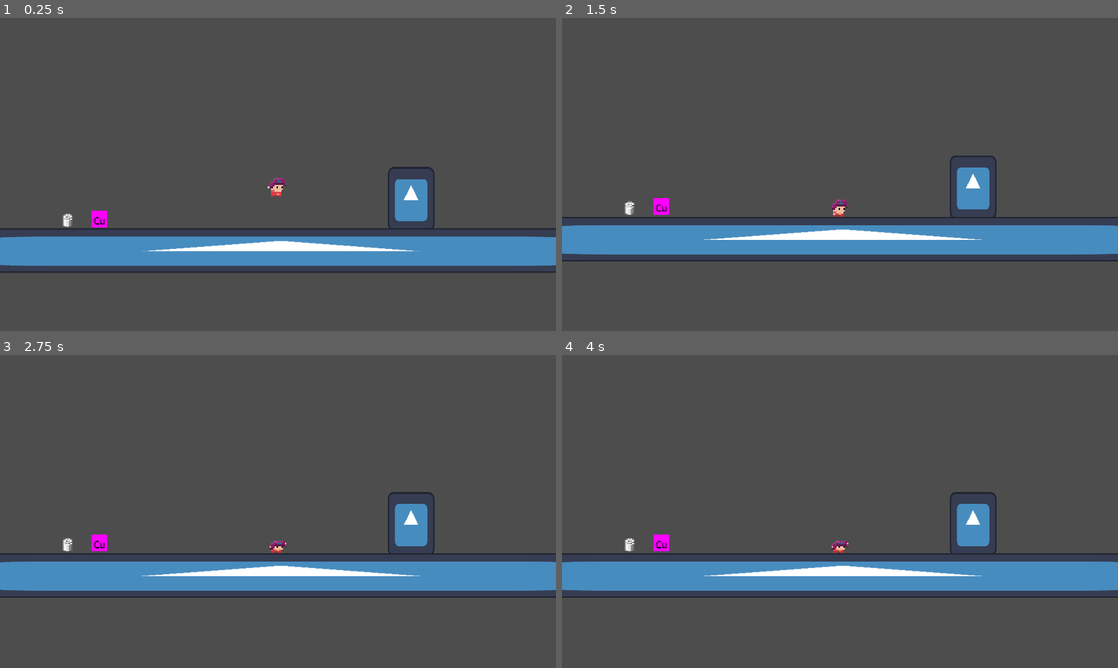
Above: before the commit, frames 1-4 (two rows, left to right).
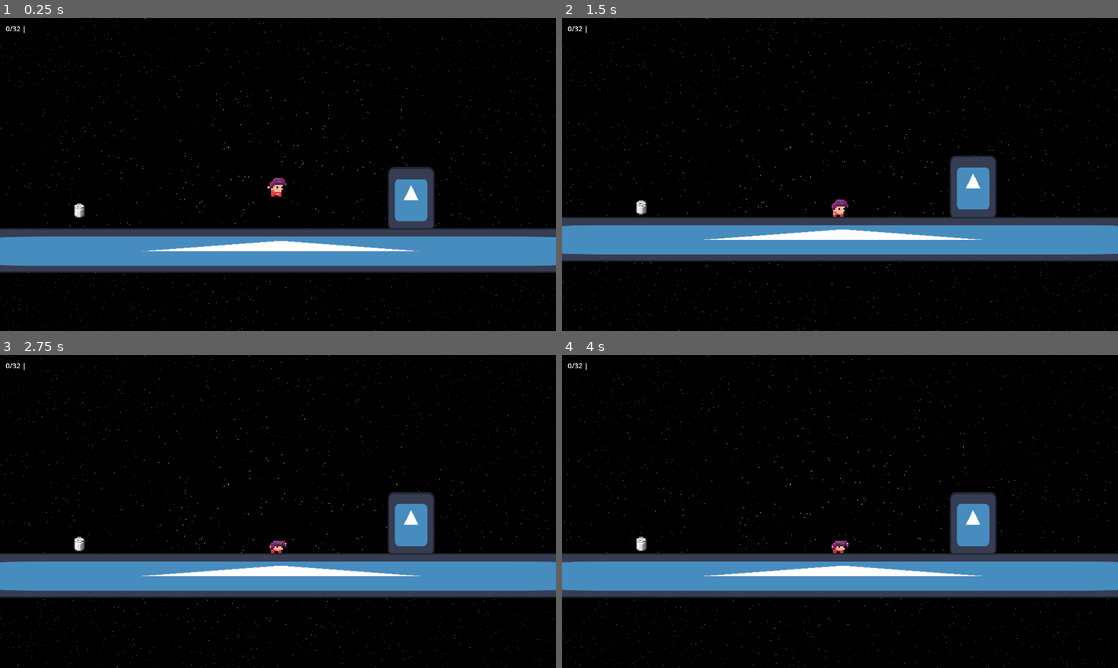
Above: after the commit, the same moments.

Repository: diamonddevv/github-game-off-2024
Game: Godot game, scene res://scenes/main.tscn
Two runs of this game, one before a commit and one after it. Both use one fixed random seed, a clock stepped at 60 frames per second and the inputs below. The engine's default icon, where the game draws it, is replaced by a stand-in: a white triangle on a blue panel in a dark square.
Inputs:
- Up to frame 1 (0.25 s): no input
- Up to frame 2 (1.5 s): hold S (crouch) 0.53-1.28 s; hold Right (inv_right) from 0.53 s (still down); tap W (jump) at 0.77 s; tap S (crouch) at 1.35 s
- Up to frame 3 (2.75 s): tap W (jump) at 1.52 s; release Right (inv_right) at 2.03 s; hold Left (inv_left) from 2.03 s (still down); hold S (crouch) from 2.03 s (still down)
- Up to frame 4 (4 s): release Left (inv_left) at 2.78 s; release S (crouch) at 2.78 s; hold Right (inv_right) from 2.78 s (still down); tap S (crouch) at 2.85 s; tap W (jump) at 3.02, 3.77 s; hold S (crouch) from 3.53 s (still down)

The runs differ from the first frame. In frame 1, 84% of the frame differs, in the area x 0-100%, y 0-100%; in frame 2, 84%; in frame 3, 84%; in frame 4, 84%.

Commit message:
inventory, bg shader

Diff:
--- a/prefabs/game/crafting_station.tscn
+++ b/prefabs/game/crafting_station.tscn
@@ -1,17 +1,25 @@
-[gd_scene load_steps=4 format=3 uid="uid://cre8hki0xv04h"]
+[gd_scene load_steps=5 format=3 uid="uid://cre8hki0xv04h"]
 
 [ext_resource type="Script" path="res://scripts/game/crafting_station.gd" id="1_7qybj"]
 [ext_resource type="Texture2D" uid="uid://c166ris5i5wey" path="res://resources/texture/icon.svg" id="2_73uod"]
 
+[sub_resource type="RectangleShape2D" id="RectangleShape2D_hpit7"]
+size = Vector2(128, 128)
+
 [sub_resource type="RectangleShape2D" id="RectangleShape2D_t5gfw"]
 size = Vector2(256, 256)
 
-[node name="CraftingStation" type="Node2D"]
+[node name="CraftingStation" type="RigidBody2D"]
+collision_layer = 0
+collision_mask = 2
 script = ExtResource("1_7qybj")
 
 [node name="Sprite2D" type="Sprite2D" parent="."]
 modulate = Color(0, 0.733978, 0.611725, 1)
 texture = ExtResource("2_73uod")
+
+[node name="CollisionShape2D2" type="CollisionShape2D" parent="."]
+shape = SubResource("RectangleShape2D_hpit7")
 
 [node name="ReachableRegion" type="Area2D" parent="."]
 
--- a/prefabs/ui/inventory_cell.tscn
+++ b/prefabs/ui/inventory_cell.tscn
@@ -1,17 +1,19 @@
 [gd_scene load_steps=6 format=3 uid="uid://lmgyv58cbri8"]
 
-[ext_resource type="Script" path="res://scripts/inventory/inventory_cell.gd" id="1_7nuiu"]
-[ext_resource type="Shader" path="res://resources/shader/glint.gdshader" id="1_gwowi"]
+[ext_resource type="Script" path="res://scripts/game/overlay/inventory_cell.gd" id="1_7nuiu"]
+[ext_resource type="Shader" path="res://resources/shader/selected.gdshader" id="1_gwowi"]
 [ext_resource type="Texture2D" uid="uid://cginbigbdj7vb" path="res://resources/texture/items.png" id="2_i6647"]
 
 [sub_resource type="ShaderMaterial" id="ShaderMaterial_1nd3r"]
 shader = ExtResource("1_gwowi")
-shader_parameter/enabled = false
+shader_parameter/enabled = true
 shader_parameter/rotate_speed = 2.0
+shader_parameter/region = Vector4(0, 0, 16, 16)
 
 [sub_resource type="AtlasTexture" id="AtlasTexture_161mf"]
 atlas = ExtResource("2_i6647")
 region = Rect2(0, 0, 16, 16)
+filter_clip = true
 
 [node name="InventoryCell" type="Control"]
 custom_minimum_size = Vector2(50, 50)
--- a/prefabs/ui/inventory_screen.tscn
+++ /dev/null
@@ -1,25 +0,0 @@
-[gd_scene load_steps=2 format=3 uid="uid://ctegtd3q4r0il"]
-
-[ext_resource type="Script" path="res://scripts/inventory/inventory_screen.gd" id="1_n8i1e"]
-
-[node name="InventoryScreen" type="CanvasLayer"]
-script = ExtResource("1_n8i1e")
-
-[node name="MarginContainer" type="MarginContainer" parent="."]
-offset_right = 40.0
-offset_bottom = 40.0
-theme_override_constants/margin_left = 20
-theme_override_constants/margin_top = 20
-theme_override_constants/margin_right = 20
-theme_override_constants/margin_bottom = 20
-
-[node name="VBoxContainer" type="VBoxContainer" parent="MarginContainer"]
-layout_mode = 2
-
-[node name="Label" type="Label" parent="MarginContainer/VBoxContainer"]
-layout_mode = 2
-text = "Capacity: xyz"
-
-[node name="Cells" type="GridContainer" parent="MarginContainer/VBoxContainer"]
-layout_mode = 2
-columns = 5
--- /dev/null
+++ b/prefabs/ui/overlay.tscn
@@ -0,0 +1,25 @@
+[gd_scene load_steps=2 format=3 uid="uid://ctegtd3q4r0il"]
+
+[ext_resource type="Script" path="res://scripts/game/overlay/overlay.gd" id="1_eyi0l"]
+
+[node name="Overlay" type="CanvasLayer"]
+script = ExtResource("1_eyi0l")
+
+[node name="Inventory" type="MarginContainer" parent="."]
+offset_right = 40.0
+offset_bottom = 40.0
+theme_override_constants/margin_left = 20
+theme_override_constants/margin_top = 20
+theme_override_constants/margin_right = 20
+theme_override_constants/margin_bottom = 20
+
+[node name="VBoxContainer" type="VBoxContainer" parent="Inventory"]
+layout_mode = 2
+
+[node name="Label" type="Label" parent="Inventory/VBoxContainer"]
+layout_mode = 2
+text = "0/0 | "
+
+[node name="Cells" type="GridContainer" parent="Inventory/VBoxContainer"]
+layout_mode = 2
+columns = 5
--- a/project.godot
+++ b/project.godot
@@ -19,6 +19,7 @@
 [autoload]
 
 GlobalManager="*res://scripts/global_manager.gd"
+SignalBus="*res://scripts/signal_bus.gd"
 
 [display]
 
@@ -67,30 +68,22 @@
 , Object(InputEventJoypadButton,"resource_local_to_scene":false,"resource_name":"","device":-1,"button_index":1,"pressure":0.0,"pressed":true,"script":null)
 ]
 }
-open_player_inventory={
+interact={
 "deadzone": 0.5,
 "events": [Object(InputEventKey,"resource_local_to_scene":false,"resource_name":"","device":-1,"window_id":0,"alt_press …(192 unchanged characters)…
 , Object(InputEventJoypadButton,"resource_local_to_scene":false,"resource_name":"","device":-1,"button_index":2,"pressure":0.0,"pressed":true,"script":null)
 ]
 }
-inv_up={
-"deadzone": 0.5,
-"events": [Object(InputEventKey,"resource_local_to_scene":false,"resource_name":"","device":-1,"window_id":0,"alt_pressed":false,"shift_pressed":false,"ctrl_pressed":false,"meta_pressed":false,"pressed":false,"keycode":0,"physical_keycode":4194320,"key_label":0,"unicode":0,"location":0,"echo":false,"script":null)
-]
-}
-inv_down={
-"deadzone": 0.5,
-"events": [Object(InputEventKey,"resource_local_to_scene":false,"resource_name":"","device":-1,"window_id":0,"alt_pressed":false,"shift_pressed":false,"ctrl_pressed":false,"meta_pressed":false,"pressed":false,"keycode":0,"physical_keycode":4194322,"key_label":0,"unicode":0,"location":0,"echo":false,"script":null)
-]
-}
 inv_left={
 "deadzone": 0.5,
 "events": [Object(InputEventKey,"resource_local_to_scene":false,"resource_name":"","device":-1,"window_id":0,"alt_press …(195 unchanged characters)…
+, Object(InputEventJoypadButton,"resource_local_to_scene":false,"resource_name":"","device":-1,"button_index":9,"pressure":0.0,"pressed":true,"script":null)
 ]
 }
 inv_right={
 "deadzone": 0.5,
 "events": [Object(InputEventKey,"resource_local_to_scene":false,"resource_name":"","device":-1,"window_id":0,"alt_press …(195 unchanged characters)…
+, Object(InputEventJoypadButton,"resource_local_to_scene":false,"resource_name":"","device":-1,"button_index":10,"pressure":0.0,"pressed":true,"script":null)
 ]
 }
 
--- a/resources/shader/glint.gdshader
+++ b/resources/shader/selected.gdshader
@@ -2,6 +2,7 @@
 
 uniform bool enabled = false;
 uniform float rotate_speed : hint_range(0, 2, 0.1);
+uniform vec4 region;
 
 vec2 rotate(vec2 uv, vec2 pivot, float angle)
 {
@@ -16,7 +17,9 @@
 
 void fragment() {
 	if (enabled) {
+
 		vec3 tint = vec3(rotate(UV, vec2(0.5), TIME * rotate_speed), 1);
 		COLOR = texture(TEXTURE, UV) * vec4(tint, 1);
+
 	}
 }
--- /dev/null
+++ b/resources/shader/world_bg.gdshader
@@ -0,0 +1,18 @@
+shader_type canvas_item;
+
+uniform vec4 bg_color: source_color;
+
+float rand(vec2 st) {
+    return fract(sin(dot(st.xy, vec2(12.9898,78.233))) * 43758.5453123);
+}
+
+void fragment() {
+	float color = 0.0;
+
+	if (rand(SCREEN_UV.xy / 20.0) > 0.996)
+	{
+		float r = rand(SCREEN_UV.xy);
+		color = r * (0.85 * sin(TIME * (r * 5.0) + 720.0 * r) + 0.95);
+	}
+	COLOR = vec4(vec3(color),1.0) + bg_color;
+}
--- a/scenes/main.tscn
+++ b/scenes/main.tscn
@@ -1,16 +1,34 @@
-[gd_scene load_steps=5 format=3 uid="uid://x1wnb4p14002"]
+[gd_scene load_steps=8 format=3 uid="uid://x1wnb4p14002"]
 
 [ext_resource type="PackedScene" uid="uid://8a2k2x5xwnca" path="res://prefabs/game/player.tscn" id="1_fh0k4"]
+[ext_resource type="Shader" path="res://resources/shader/world_bg.gdshader" id="1_p2fpp"]
 [ext_resource type="Texture2D" uid="uid://c166ris5i5wey" path="res://resources/texture/icon.svg" id="2_4hfnb"]
 [ext_resource type="PackedScene" uid="uid://cdlma6utfm0qh" path="res://prefabs/game/item.tscn" id="3_jimpc"]
+[ext_resource type="PackedScene" uid="uid://cre8hki0xv04h" path="res://prefabs/game/crafting_station.tscn" id="4_bf0qj"]
+
+[sub_resource type="ShaderMaterial" id="ShaderMaterial_82p1v"]
+shader = ExtResource("1_p2fpp")
+shader_parameter/bg_color = null
 
 [sub_resource type="RectangleShape2D" id="RectangleShape2D_srnl2"]
 size = Vector2(128, 128)
 
 [node name="main" type="Node2D"]
 
-[node name="Player" parent="." instance=ExtResource("1_fh0k4")]
-position = Vector2(-8, -219)
+[node name="background" type="ColorRect" parent="."]
+material = SubResource("ShaderMaterial_82p1v")
+anchors_preset = 8
+anchor_left = 0.5
+anchor_top = 0.5
+anchor_right = 0.5
+anchor_bottom = 0.5
+offset_left = -25000.0
+offset_top = -25000.0
+offset_right = 25000.0
+offset_bottom = 25000.0
+grow_horizontal = 2
+grow_vertical = 2
+color = Color(0, 0, 0, 1)
 
 [node name="StaticBody2D2" type="StaticBody2D" parent="."]
 position = Vector2(375, -148)
@@ -35,8 +53,10 @@
 shape = SubResource("RectangleShape2D_srnl2")
 
 [node name="Item" parent="." instance=ExtResource("3_jimpc")]
-position = Vector2(-616, -121)
+position = Vector2(-583, -147)
 
-[node name="Item2" parent="." instance=ExtResource("3_jimpc")]
-position = Vector2(-524, -119)
-item_idx = 2
+[node name="CraftingStation" parent="." instance=ExtResource("4_bf0qj")]
+position = Vector2(-1090, -124)
+
+[node name="Player" parent="." instance=ExtResource("1_fh0k4")]
+position = Vector2(-8, -219)
--- a/scripts/game/item.gd
+++ b/scripts/game/item.gd
@@ -26,9 +26,9 @@
 
 
 func _set_item() -> void:
-	var data: GlobalManagerAutoloaded.ItemType = GlobalManager.item_types[item_idx]
+	var data: _GlobalManager.ItemType = GlobalManager.item_types[item_idx]
 	_set_item_texture(data.item_texture_index)
 
 func _set_item_texture(index: int) -> void:
 	sprite.texture = sprite.texture.duplicate()
-	(sprite.texture as AtlasTexture).region = GlobalManagerAutoloaded.get_texture_region_indexed(index, ITEMS_W, ITEMS_H, ITEMS_SEP, ITEMS_ROW)
+	(sprite.texture as AtlasTexture).region = _GlobalManager.get_texture_region_indexed(index, ITEMS_W, ITEMS_H, ITEMS_SEP, ITEMS_ROW)
--- a/scripts/inventory/inventory_cell.gd
+++ b/scripts/game/overlay/inventory_cell.gd
@@ -5,15 +5,15 @@
 @onready var label: Label = $Label
 
 var selected: bool
-var texture_index_to_set: int
+var item_idx: int
 var count_to_set: int
 
 func _ready() -> void:
 	texture_rect.texture = texture_rect.texture.duplicate()
 	texture_rect.material = texture_rect.material.duplicate()
 
-	(texture_rect.texture as AtlasTexture).region = GlobalManagerAutoloaded.get_texture_region_indexed(
-		texture_index_to_set, Item.ITEMS_W, Item.ITEMS_H, Item.ITEMS_SEP, Item.ITEMS_ROW
+	(texture_rect.texture as AtlasTexture).region = GlobalManager.get_texture_region_indexed(
+		GlobalManager.item_types[item_idx].item_texture_index, Item.ITEMS_W, Item.ITEMS_H, Item.ITEMS_SEP, Item.ITEMS_ROW
 	)
 	label.text = str(count_to_set)
 
--- a/scripts/inventory/inventory_screen.gd
+++ b/scripts/game/overlay/overlay.gd
@@ -1,16 +1,14 @@
 extends CanvasLayer
-class_name InventoryScreen
-
-signal closed()
+class_name Overlay
 
 var inventory: Inventory
-var selected_idx: int = 0
+var selected_idx: int = -1
 var inv_cells: Array[InventoryCell]
 
 static var inv_cell_prefab: PackedScene = ResourceLoader.load("res://prefabs/ui/inventory_cell.tscn")
 
-@onready var capacity: Label = $MarginContainer/VBoxContainer/Label
-@onready var cells: GridContainer = $MarginContainer/VBoxContainer/Cells
+@onready var capacity: Label = $Inventory/VBoxContainer/Label
+@onready var cells: GridContainer = $Inventory/VBoxContainer/Cells
 
 
 func _ready() -> void:
@@ -19,9 +17,6 @@
 	inventory.updated.connect(_populate)
 
 func _process(_delta: float) -> void:
-	if Input.is_action_just_pressed(&"open_player_inventory"):
-		close()
-
 
 	if len(inv_cells) > 0:
 		inv_cells[selected_idx].selected = false
@@ -35,12 +30,15 @@
 
 		inv_cells[selected_idx].selected = true
 
+	capacity.text = "%s/%s | %s" % [inventory.capacity, inventory.max_size, _get_item_name()]
+
 func _populate() -> void:
 	inv_cells = []
+
+
 	for c in cells.get_children():
 		c.queue_free()
 
-	capacity.text = "%s/%s" % [inventory.capacity, inventory.max_size]
 	for item_idx in inventory.items.keys():
 		var cell := _make_cell(item_idx, inventory.items[item_idx])
 		inv_cells.append(cell)
@@ -48,13 +46,14 @@
 
 func _make_cell(item_idx: int, count: int) -> InventoryCell:
 	var cell: InventoryCell = inv_cell_prefab.instantiate()
-	var type: GlobalManagerAutoloaded.ItemType = GlobalManager.item_types[item_idx]
 
-	cell.texture_index_to_set = type.item_texture_index
+	cell.item_idx = item_idx
 	cell.count_to_set = count
 
 	return cell
 
-func close():
-	closed.emit()
-	self.queue_free()
+func _get_item_name() -> String:
+	if selected_idx < 0:
+		return ""
+	else:
+		return GlobalManager.item_types[inv_cells[selected_idx].item_idx].item_name
--- a/scripts/global_manager.gd
+++ b/scripts/global_manager.gd
@@ -1,5 +1,5 @@
 extends Node
-class_name GlobalManagerAutoloaded
+class_name _GlobalManager
 
 const items_json_path: String = "res://resources/data/item.json"
 const recipes_json_path: String = "res://resources/data/recipes.json"
--- a/scripts/inventory/inventory.gd
+++ b/scripts/inventory/inventory.gd
@@ -1,7 +1,7 @@
 extends Node
 class_name Inventory
 
-static var inv_screen_prefab: PackedScene = ResourceLoader.load("res://prefabs/ui/inventory_screen.tscn")
+
 
 signal updated()
 
@@ -13,15 +13,6 @@
 
 func _ready() -> void:
 	items = {}
-
-func open_inventory_screen() -> void:
-	var screen: InventoryScreen = inv_screen_prefab.instantiate()
-	screen.inventory = self
-	get_tree().get_current_scene().add_child(screen)
-
-	screen_open = true
-	await screen.closed
-	screen_open = false
 
 
 func add_item(item_idx: int, count: int) -> int:
--- a/scripts/misc/flag.gd
+++ b/scripts/misc/flag.gd
@@ -14,6 +14,6 @@
 func set_flag(index: int) -> void:
 	flag_bg.texture = flag_bg.texture.duplicate()
 
-	(flag_bg.texture as AtlasTexture).region = GlobalManagerAutoloaded.get_texture_region_indexed(
+	(flag_bg.texture as AtlasTexture).region = _GlobalManager.get_texture_region_indexed(
 		index, FLAGS_W, FLAGS_H, FLAGS_SEP, FLAGS_ROW
 	)
--- a/scripts/player/player.gd
+++ b/scripts/player/player.gd
@@ -6,6 +6,8 @@
 const FALL_ANIM := &"fall"
 const JUMP_ANIM := &"jump"
 const CROUCH_ANIM := &"crouch"
+
+static var overlay_prefab: PackedScene = ResourceLoader.load("res://prefabs/ui/overlay.tscn")
 
 @export var speed: float = 2.0
 @export var jump_force: float = 6.0
@@ -21,6 +23,8 @@
 
 @onready var player_inventory: Inventory = $Inventory
 
+var overlay: Overlay
+
 var _jumps_left: int = 0
 var _last_on_ground: bool = false
 var _last_direction: float = 0
@@ -28,6 +32,11 @@
 
 func _ready() -> void:
 	GlobalManager.player = self
+
+	overlay = overlay_prefab.instantiate()
+	overlay.inventory = player_inventory
+
+	get_tree().get_current_scene().add_child.call_deferred(overlay)
 
 func _physics_process(delta: float) -> void:
 	_player_movement(delta)
@@ -38,9 +47,7 @@
 	_last_on_ground = is_on_floor()
 
 func _process(_delta: float) -> void:
-	if Input.is_action_just_pressed(&"open_player_inventory"):
-		if not player_inventory.screen_open:
-			player_inventory.open_inventory_screen()
+	pass
 
 func get_grav() -> float:
 	if velocity.y > 0:
--- /dev/null
+++ b/scripts/signal_bus.gd
@@ -0,0 +1,2 @@
+extends Node
+class_name _SignalBus
Binary file changed: resources/texture/items.png
